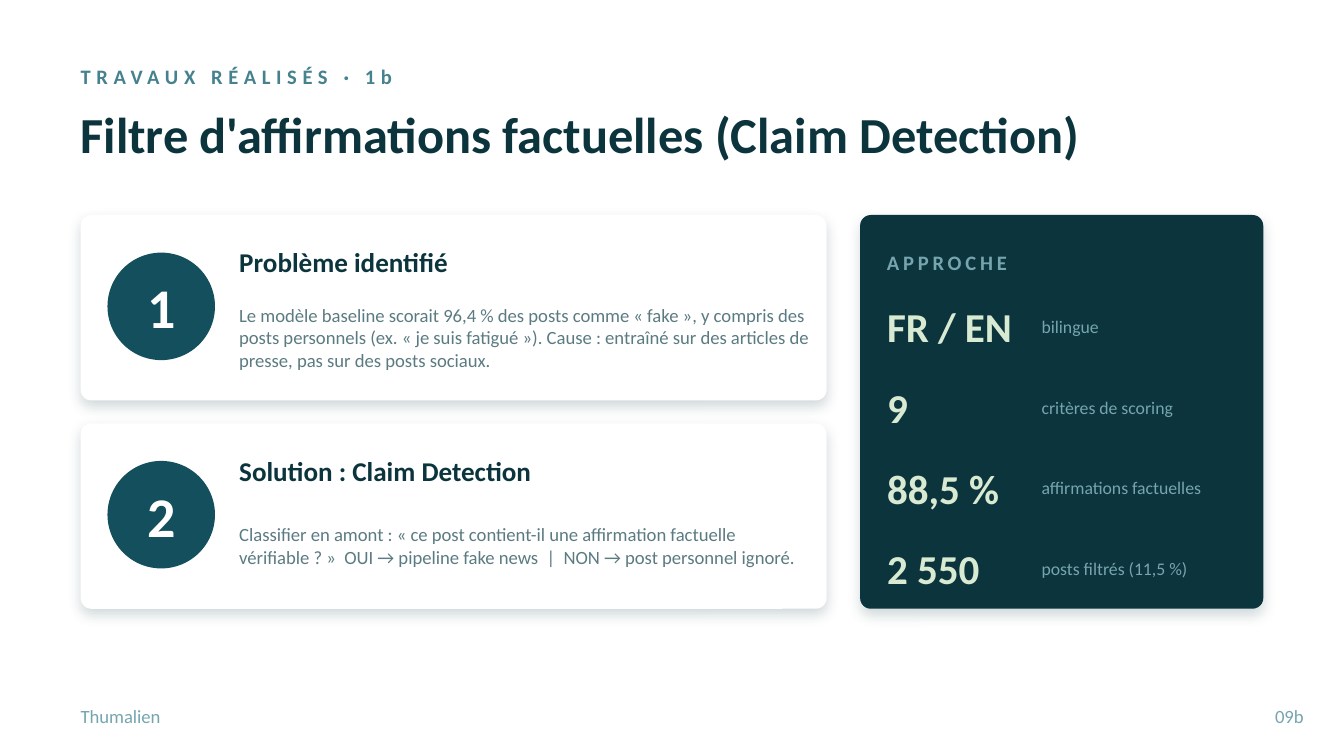
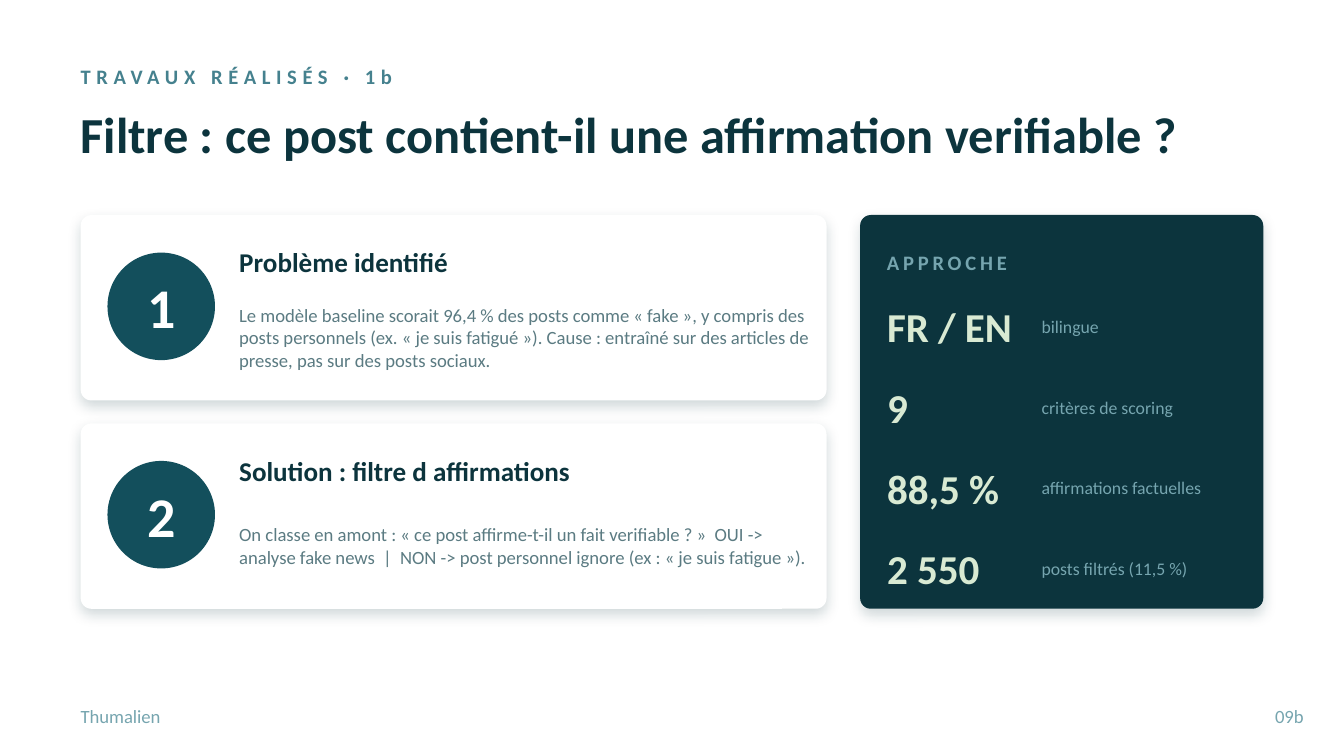
Before and after one commit to Atixu/Projet_Etude_M1_SDV, a slide deck: slide 10 of Thumalien_Soutenance_GreenIT.pptx. Drawn at 1344x756 pixels with LibreOffice and Linux fonts; fonts in the diff are those of the drawing. Boxes give left, top, right and bottom in pixels: in the first picture for what was removed or moved away, otherwise in the second. Text is boxed around its words. In the diff, an @@ line names an element or a change of style, - is before the commit and + after.

```diff
--- a/Thumalien_Soutenance_GreenIT.pptx
+++ b/Thumalien_Soutenance_GreenIT.pptx
@@ text at [81, 117, 1142, 161]: text changed @@
-Filtre d'affirmations factuelles (Claim Detection)
+Filtre : ce post contient-il une affirmation verifiable ?
@@ text at [239, 462, 570, 482]: text changed @@
-Solution : Claim Detection
+Solution : filtre d affirmations
@@ text at [239, 528, 781, 567]: text changed @@
-Classifier en amont : « ce post contient-il une affirmation factuelle vérifiable ? » OUI → pipeline fake news | NON → post personnel ignoré.
+On classe en amont : « ce post affirme-t-il un fait verifiable ? » OUI -> analyse fake news | NON -> post personnel ignore (ex : « je suis fatigue »).
```
Also in this commit, not shown: 6 other slides changed.
